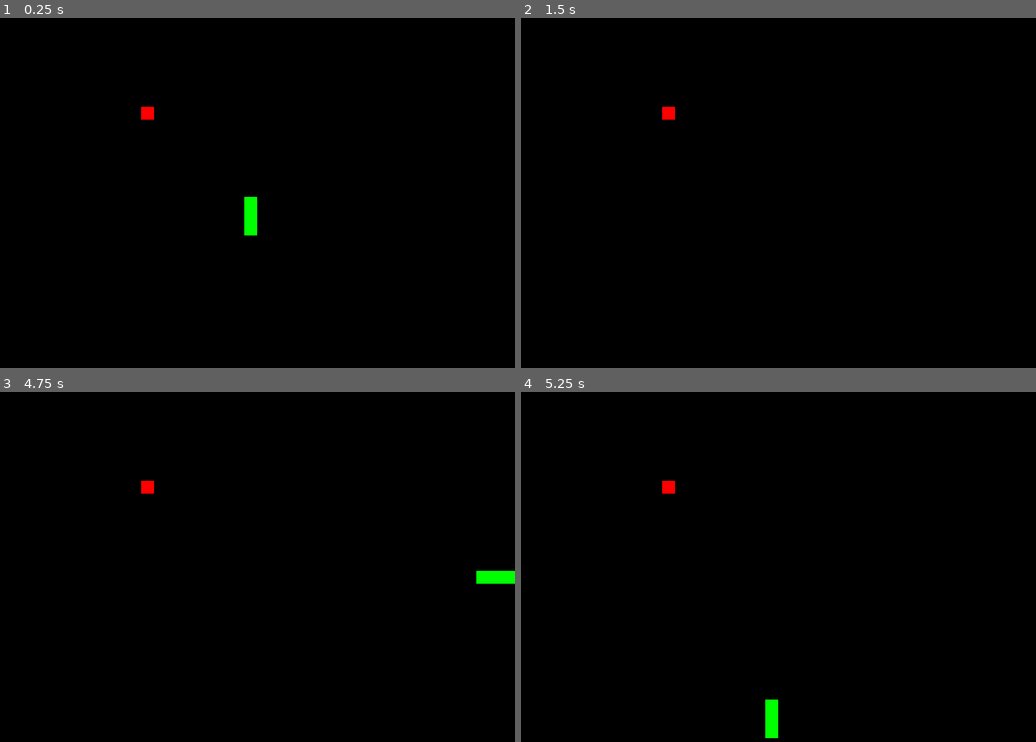
Above: before the commit, frames 1-4 (two rows, left to right).
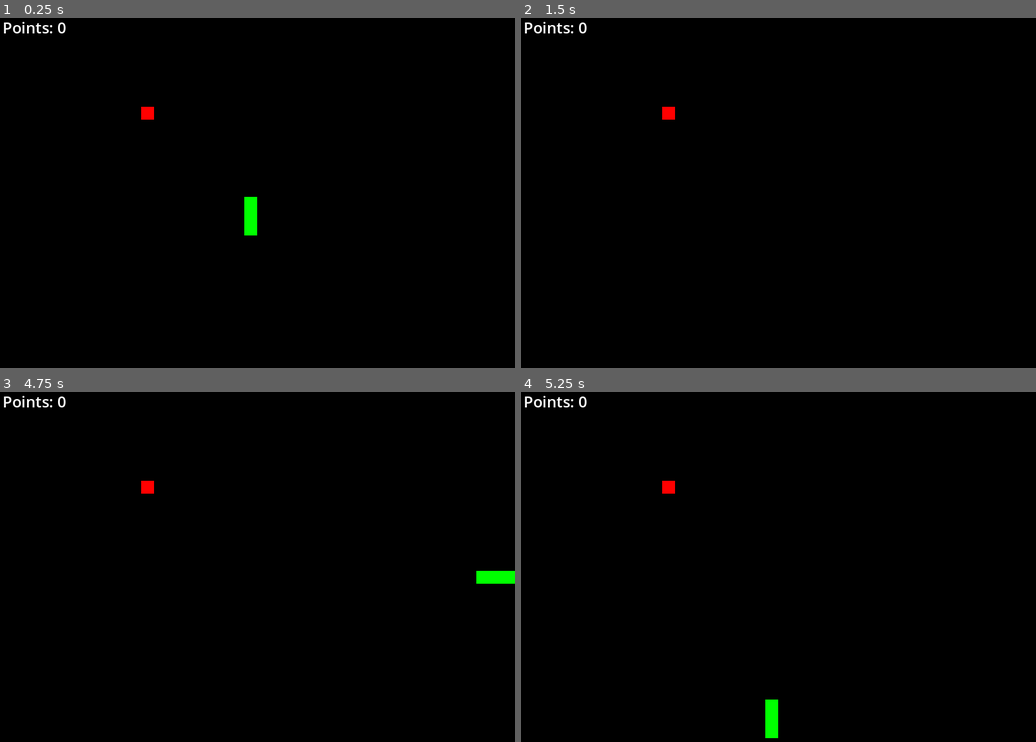
Above: after the commit, the same moments.

Repository: lafferjm/snake_godot
Game: Godot game, scene res://scenes/game_scene.tscn
Two runs of this game, one before a commit and one after it. Both use one fixed random seed, a clock stepped at 60 frames per second and the inputs below.
Inputs:
- Up to frame 1 (0.25 s): no input
- Up to frame 2 (1.5 s): tap Enter at 0.5 s; hold Right (move_right) 0.53-1.28 s; tap Space at 1.25 s; hold Down (move_down) from 1.28 s (still down)
- Up to frame 3 (4.75 s): tap Enter at 2, 3.5 s; release Down (move_down) at 2.03 s; hold Right (move_right) 2.03-2.78 s; tap Space at 2.75, 4.25 s; hold Up (move_up) 2.78-3.53 s; hold Left (move_left) from 3.53 s (still down)
- Up to frame 4 (5.25 s): release Left (move_left) at 5.03 s; hold Down (move_down) from 5.03 s (still down)

The runs differ from the first frame. In frame 1, 0.2% of the frame differs, in the area x 0-13%, y 1-5%; in frame 2, 0.2%; in frame 3, 0.2%; in frame 4, 0.2%.

Commit message:
add scoring

Diff:
--- /dev/null
+++ b/objects/HUD.tscn
@@ -0,0 +1,11 @@
+[gd_scene format=3 uid="uid://dbpwnotmqk7ko"]
+
+[node name="Hud" type="CanvasLayer"]
+
+[node name="ScoreLabel" type="Label" parent="."]
+offset_left = 5.0
+offset_right = 105.0
+offset_bottom = 34.0
+theme_override_font_sizes/font_size = 24
+text = "Points: 0"
+vertical_alignment = 1
--- a/scenes/game_scene.tscn
+++ b/scenes/game_scene.tscn
@@ -1,9 +1,13 @@
-[gd_scene load_steps=3 format=3 uid="uid://cncqy0iufprp5"]
+[gd_scene load_steps=6 format=3 uid="uid://cncqy0iufprp5"]
 
+[ext_resource type="Script" path="res://scripts/game_scene.gd" id="1_38te0"]
 [ext_resource type="PackedScene" uid="uid://7p71w7ls4a4v" path="res://objects/snake_head.tscn" id="2_aqccp"]
+[ext_resource type="PackedScene" uid="uid://dbpwnotmqk7ko" path="res://objects/HUD.tscn" id="3_hdo35"]
 [ext_resource type="PackedScene" uid="uid://bqjar4taee0r0" path="res://objects/food.tscn" id="3_pklpk"]
+[ext_resource type="Script" path="res://scripts/HUD.gd" id="4_jllhg"]
 
 [node name="Node2D" type="Node2D"]
+script = ExtResource("1_38te0")
 
 [node name="SnakeHead" parent="." instance=ExtResource("2_aqccp")]
 position = Vector2(84, 69)
@@ -11,4 +15,8 @@
 [node name="Food" parent="." instance=ExtResource("3_pklpk")]
 position = Vector2(141, 204)
 
+[node name="HUD" parent="." instance=ExtResource("3_hdo35")]
+script = ExtResource("4_jllhg")
+
+[connection signal="eaten" from="Food" to="." method="update_score"]
 [connection signal="eaten" from="Food" to="SnakeHead" method="_grow_snake"]
--- /dev/null
+++ b/scripts/HUD.gd
@@ -0,0 +1,14 @@
+extends CanvasLayer
+
+
+# Called when the node enters the scene tree for the first time.
+func _ready():
+	pass # Replace with function body.
+
+
+# Called every frame. 'delta' is the elapsed time since the previous frame.
+func _process(delta):
+	pass
+
+func update_score(score):
+	$ScoreLabel.text = "Points: %d" % score;
--- /dev/null
+++ b/scripts/game_scene.gd
@@ -0,0 +1,16 @@
+extends Node2D
+
+var score = 0;
+
+# Called when the node enters the scene tree for the first time.
+func _ready():
+	pass # Replace with function body.
+
+
+# Called every frame. 'delta' is the elapsed time since the previous frame.
+func _process(delta):
+	pass
+
+func update_score():
+	score += 1;
+	$HUD.update_score(score);
